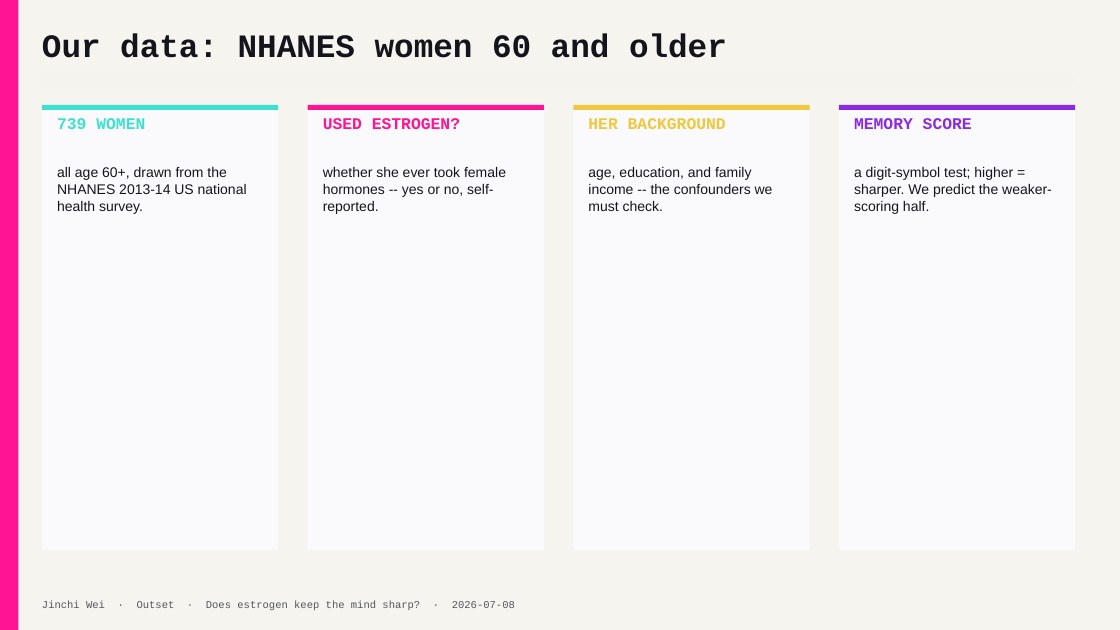
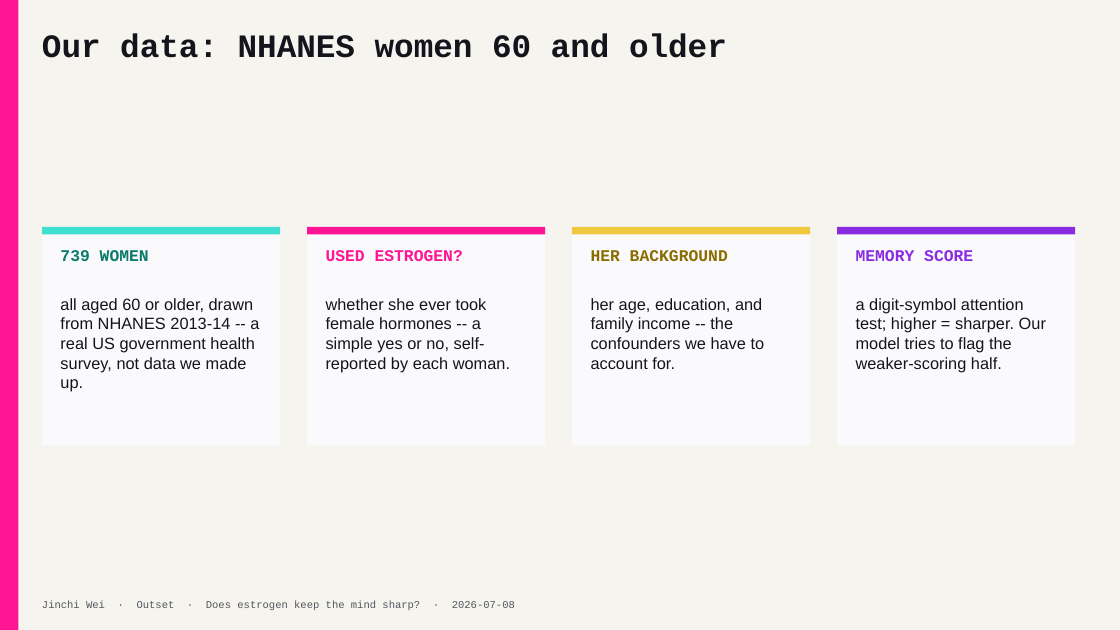
Before and after one commit to jinchiwei/outset-ai-healthcare, a slide deck: slide 8 of solutions/g6_estrogen/slides/g6_estrogen.pptx. Drawn at 1120x630 pixels with LibreOffice and Linux fonts; fonts in the diff are those of the drawing. Boxes give left, top, right and bottom in pixels: in the first picture for what was removed or moved away, otherwise in the second. Text is boxed around its words. In the diff, an @@ line names an element or a change of style, - is before the commit and + after.

```diff
--- a/solutions/g6_estrogen/slides/g6_estrogen.pptx
+++ b/solutions/g6_estrogen/slides/g6_estrogen.pptx
@@ rectangle: place and size @@
-rectangle at [42, 105, 278, 550]
+rectangle at [42, 227, 280, 445]
@@ rectangle: place and size @@
-rectangle at [308, 105, 544, 550]
+rectangle at [307, 227, 544, 445]
@@ rectangle: place and size @@
-rectangle at [574, 105, 810, 550]
+rectangle at [572, 227, 810, 445]
@@ rectangle: place and size @@
-rectangle at [839, 105, 1075, 550]
+rectangle at [837, 227, 1075, 445]
@@ 4 rectangles: place and size @@
-4 rectangles at [42, 105, 1075, 110]
+4 rectangles at [42, 227, 1075, 234]
@@ text "739 WOMEN": place and size @@
-text "739 WOMEN" at [57, 118, 145, 129]
+text "739 WOMEN" at [60, 250, 149, 261]
@@ text "739 WOMEN" at [60, 250, 149, 261]: text colour #40E0D0 to #0C7A6A @@
@@ text "USED ESTROGEN?": place and size @@
-text "USED ESTROGEN?" at [323, 118, 460, 129]
+text "USED ESTROGEN?" at [326, 250, 463, 261]
@@ text "HER BACKGROUND": place and size @@
-text "HER BACKGROUND" at [588, 118, 726, 129]
+text "HER BACKGROUND" at [591, 250, 728, 261]
@@ text "HER BACKGROUND" at [591, 250, 728, 261]: text colour #F0C840 to #8A6D00 @@
@@ text "MEMORY SCORE": place and size @@
-text "MEMORY SCORE" at [854, 118, 972, 129]
+text "MEMORY SCORE" at [856, 250, 973, 261]
@@ text at [60, 298, 259, 392]: text changed; size 12 to 14 pt @@
-all age 60+, drawn from the NHANES 2013-14 US national health survey.
+all aged 60 or older, drawn from NHANES 2013-14 -- a real US government health survey, not data we made up.
@@ text at [326, 298, 510, 372]: text changed; size 12 to 14 pt @@
-whether she ever took female hormones -- yes or no, self-reported.
+whether she ever took female hormones -- a simple yes or no, self-reported by each woman.
@@ text at [591, 298, 765, 369]: text changed; size 12 to 14 pt @@
-age, education, and family income -- the confounders we must check.
+her age, education, and family income -- the confounders we have to account for.
@@ text at [856, 298, 1046, 372]: text changed; size 12 to 14 pt @@
-a digit-symbol test; higher = sharper. We predict the weaker-scoring half.
+a digit-symbol attention test; higher = sharper. Our model tries to flag the weaker-scoring half.
```
Also in this commit, not shown: 6 other slides changed, 3 other files.
